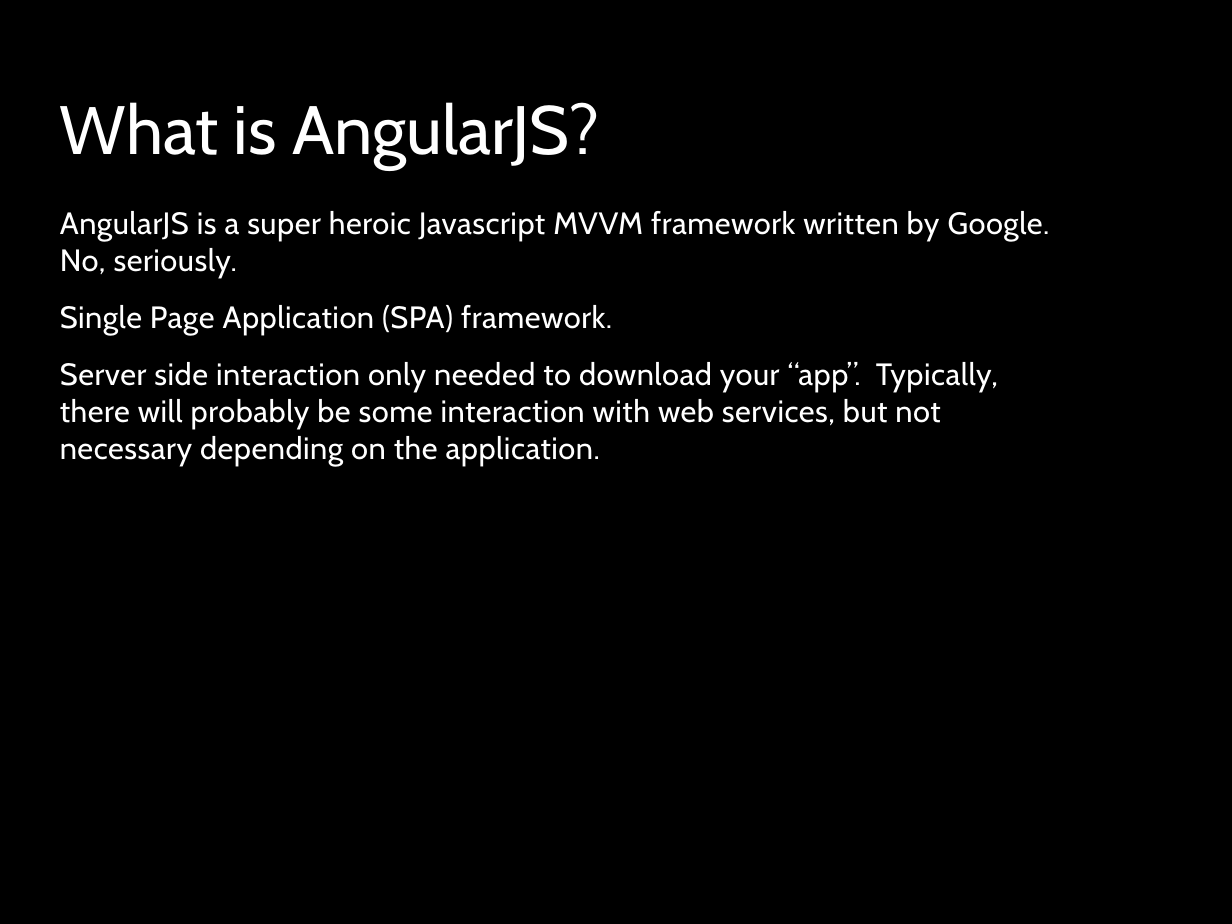
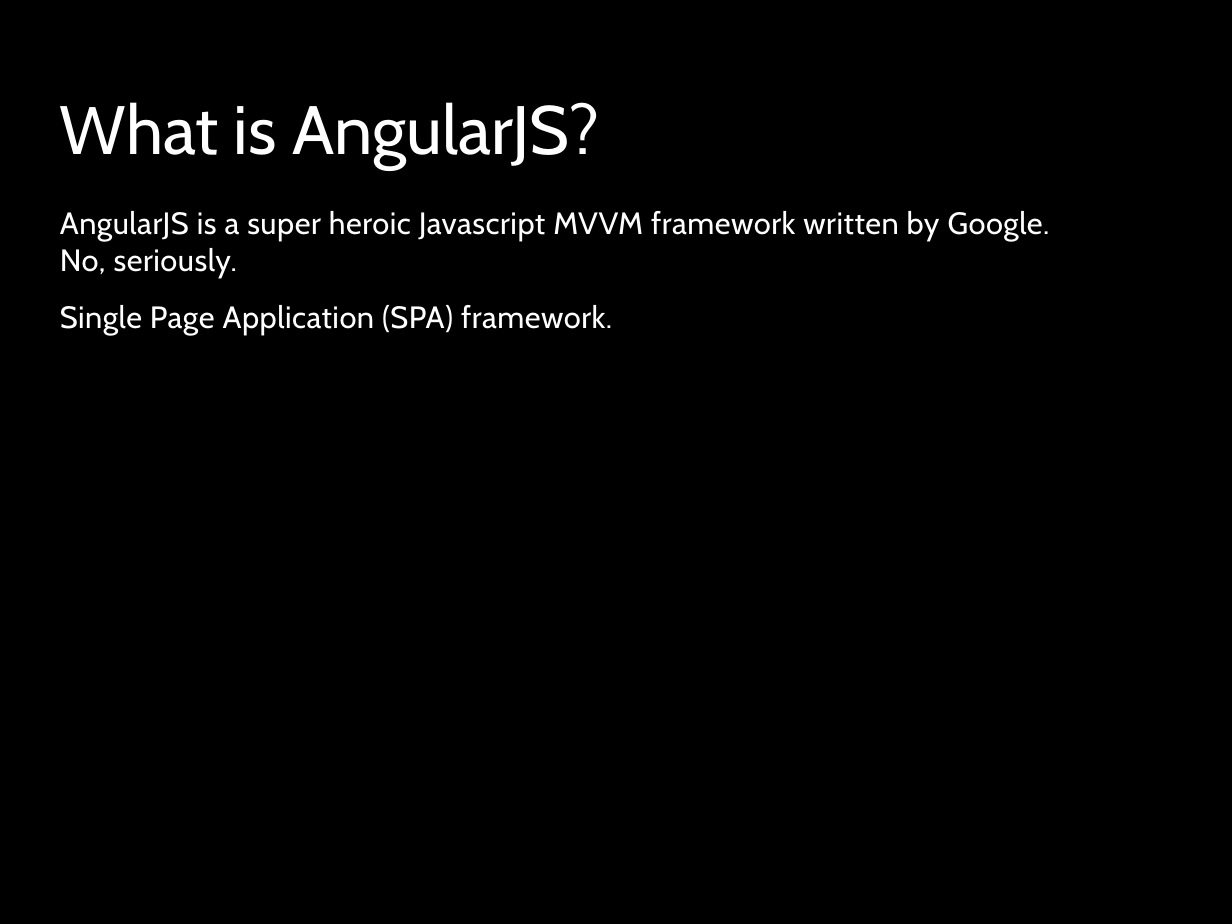
Before and after one commit to kevinkemp/Presentations, a slide deck: slide 3 of angularjs/AngularJS.pptx (slide 2 before the commit). Drawn at 1232x924 pixels with LibreOffice and Linux fonts; fonts in the diff are those of the drawing; background and template pictures are left out. Boxes give left, top, right and bottom in pixels: in the first picture for what was removed or moved away, otherwise in the second. Text is boxed around its words. In the diff, an @@ line names an element or a change of style, - is before the commit and + after.

```diff
--- a/angularjs/AngularJS.pptx
+++ b/angularjs/AngularJS.pptx
@@ text at [60,362,998,466]: paragraph removed @@
-Server side interaction only needed to download your “app”. Typically, there will probably be some interaction with web services, but not necessary depending on the application.
```
Also in this commit, not shown: 7 other slides changed, 1 slide added.
